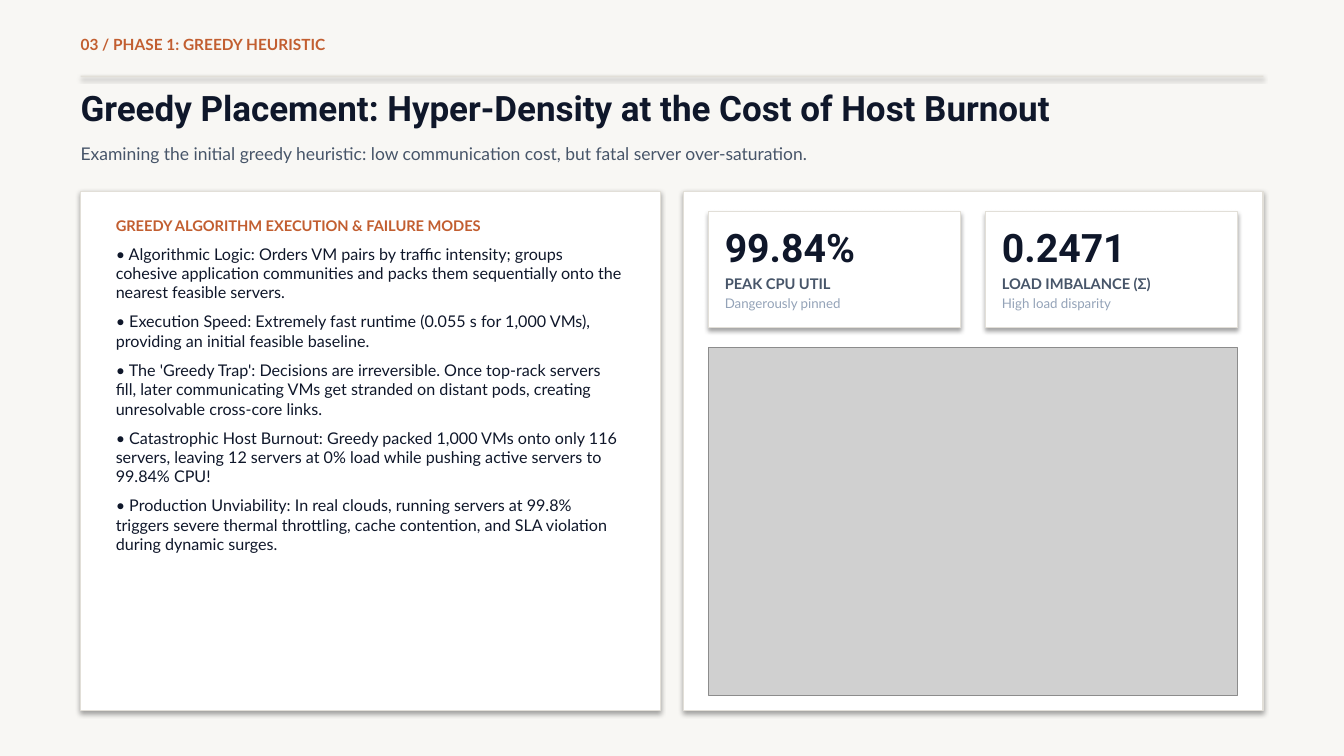
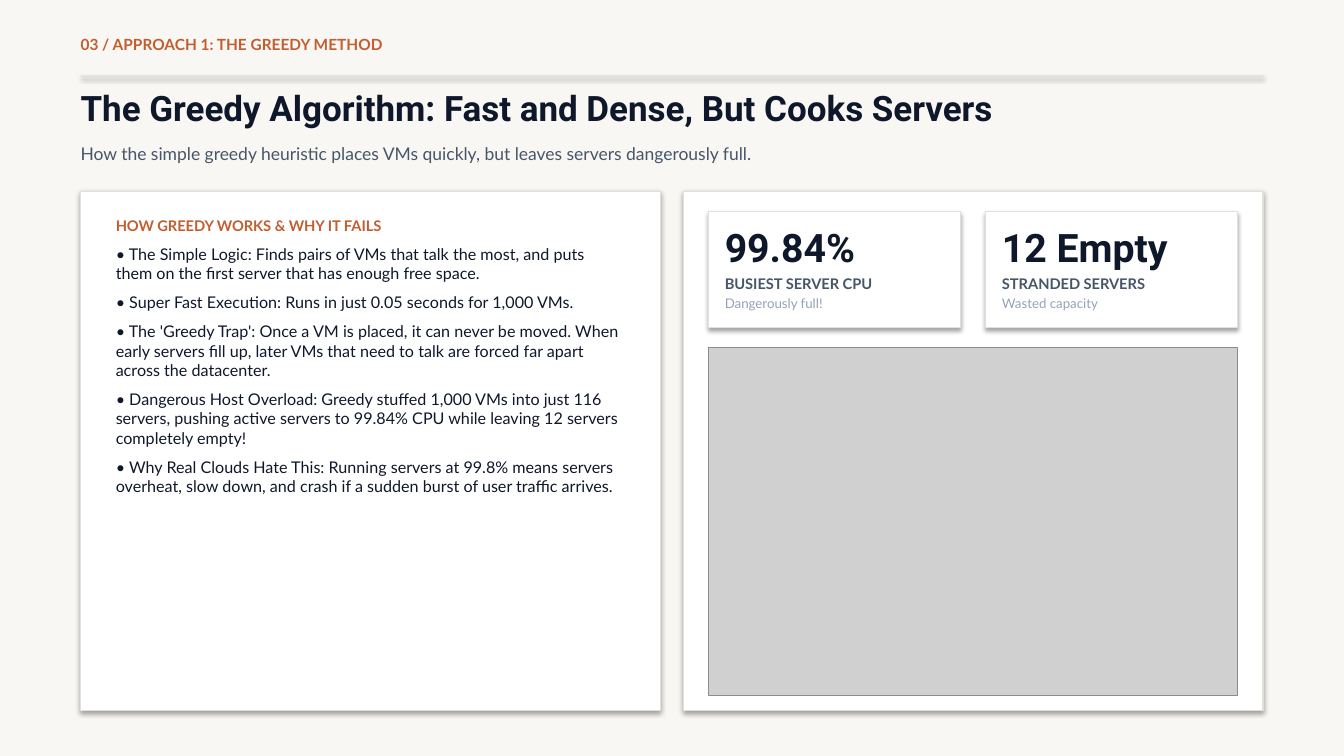
Before and after one commit to moparthipranav/CloudComputingProject, a slide deck: slide 4 of VM_Placement_Optimization_Presentation.pptx. Drawn at 1344x756 pixels with LibreOffice and Linux fonts; fonts in the diff are those of the drawing; grey boxes stand for pictures. Boxes give left, top, right and bottom in pixels: in the first picture for what was removed or moved away, otherwise in the second. Text is boxed around its words. In the diff, an @@ line names an element or a change of style, - is before the commit and + after.

Commit message:
Simplify presentation language: clear, accessible, jargon-free explanations

```diff
--- a/VM_Placement_Optimization_Presentation.pptx
+++ b/VM_Placement_Optimization_Presentation.pptx
@@ text at (81, 38, 383, 50): text changed @@
-03 / PHASE 1: GREEDY HEURISTIC
+03 / APPROACH 1: THE GREEDY METHOD
@@ text at (81, 94, 993, 129): text changed @@
-Greedy Placement: Hyper-Density at the Cost of Host Burnout
+The Greedy Algorithm: Fast and Dense, But Cooks Servers
@@ text at (81, 147, 751, 163): text changed @@
-Examining the initial greedy heuristic: low communication cost, but fatal server over-saturation.
+How the simple greedy heuristic places VMs quickly, but leaves servers dangerously full.
@@ text at (116, 220, 618, 494): text changed @@
-GREEDY ALGORITHM EXECUTION & FAILURE MODES
-• Algorithmic Logic: Orders VM pairs by traffic intensity; groups cohesive application communities and packs them sequentially onto the nearest feasible servers.
-• Execution Speed: Extremely fast runtime (0.055 s for 1,000 VMs), providing an initial feasible baseline.
-• The 'Greedy Trap': Decisions are irreversible. Once top-rack servers fill, later communicating VMs get stranded on distant pods, creating unresolvable cross-core links.
-• Catastrophic Host Burnout: Greedy packed 1,000 VMs onto only 116 servers, leaving 12 servers at 0% load while pushing active servers to 99.84% CPU!
-• Production Unviability: In real clouds, running servers at 99.8% triggers severe thermal throttling, cache contention, and SLA violation during dynamic surges.
+HOW GREEDY WORKS & WHY IT FAILS
+• The Simple Logic: Finds pairs of VMs that talk the most, and puts them on the first server that has enough free space.
+• Super Fast Execution: Runs in just 0.05 seconds for 1,000 VMs.
+• The 'Greedy Trap': Once a VM is placed, it can never be moved. When early servers fill up, later VMs that need to talk are forced far apart across the datacenter.
+• Dangerous Host Overload: Greedy stuffed 1,000 VMs into just 116 servers, pushing active servers to 99.84% CPU while leaving 12 servers completely empty!
+• Why Real Clouds Hate This: Running servers at 99.8% means servers overheat, slow down, and crash if a sudden burst of user traffic arrives.
@@ text at (1002, 233, 1168, 310): text changed; size 9.5 to 10.5 pt; text colour #94A3B8 to #475569 @@
-0.2471
-LOAD IMBALANCE (Σ)
-High load disparity
+12 Empty
+STRANDED SERVERS
+Wasted capacity
@@ text at (725, 278, 873, 311): text changed; size 9.5 to 10.5 pt; text colour #94A3B8 to #475569; bold on @@
-PEAK CPU UTIL
-Dangerously pinned
+BUSIEST SERVER CPU
+Dangerously full!
```
Also in this commit, not shown: 11 other slides changed, 3 other files.
